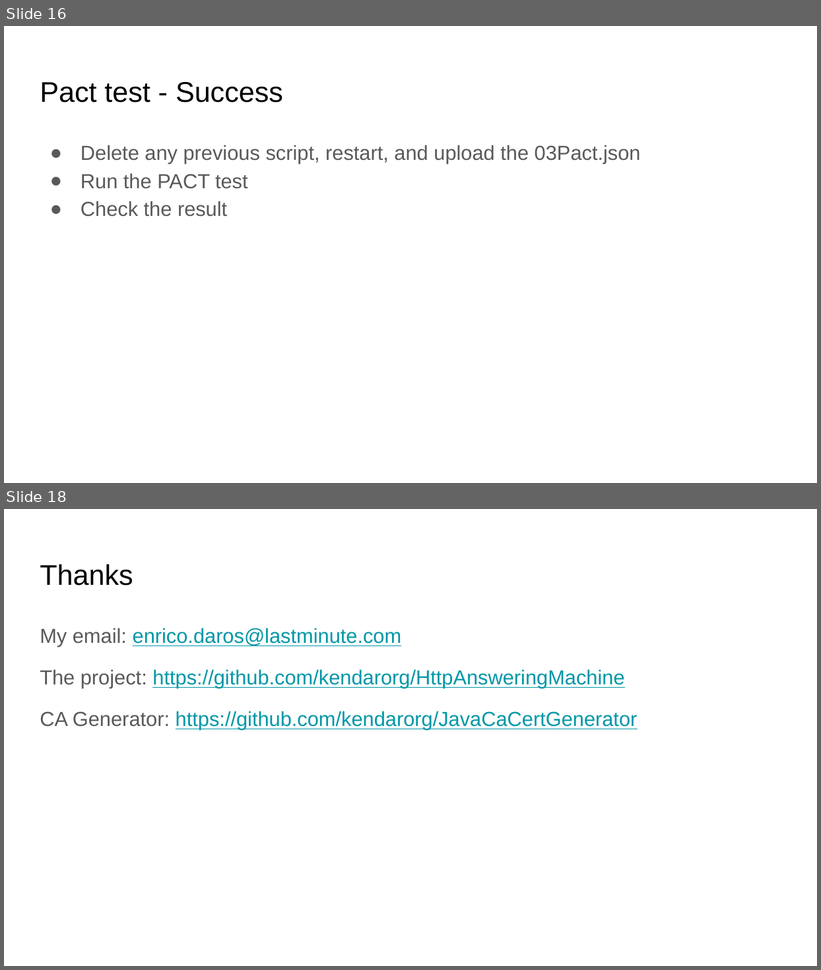
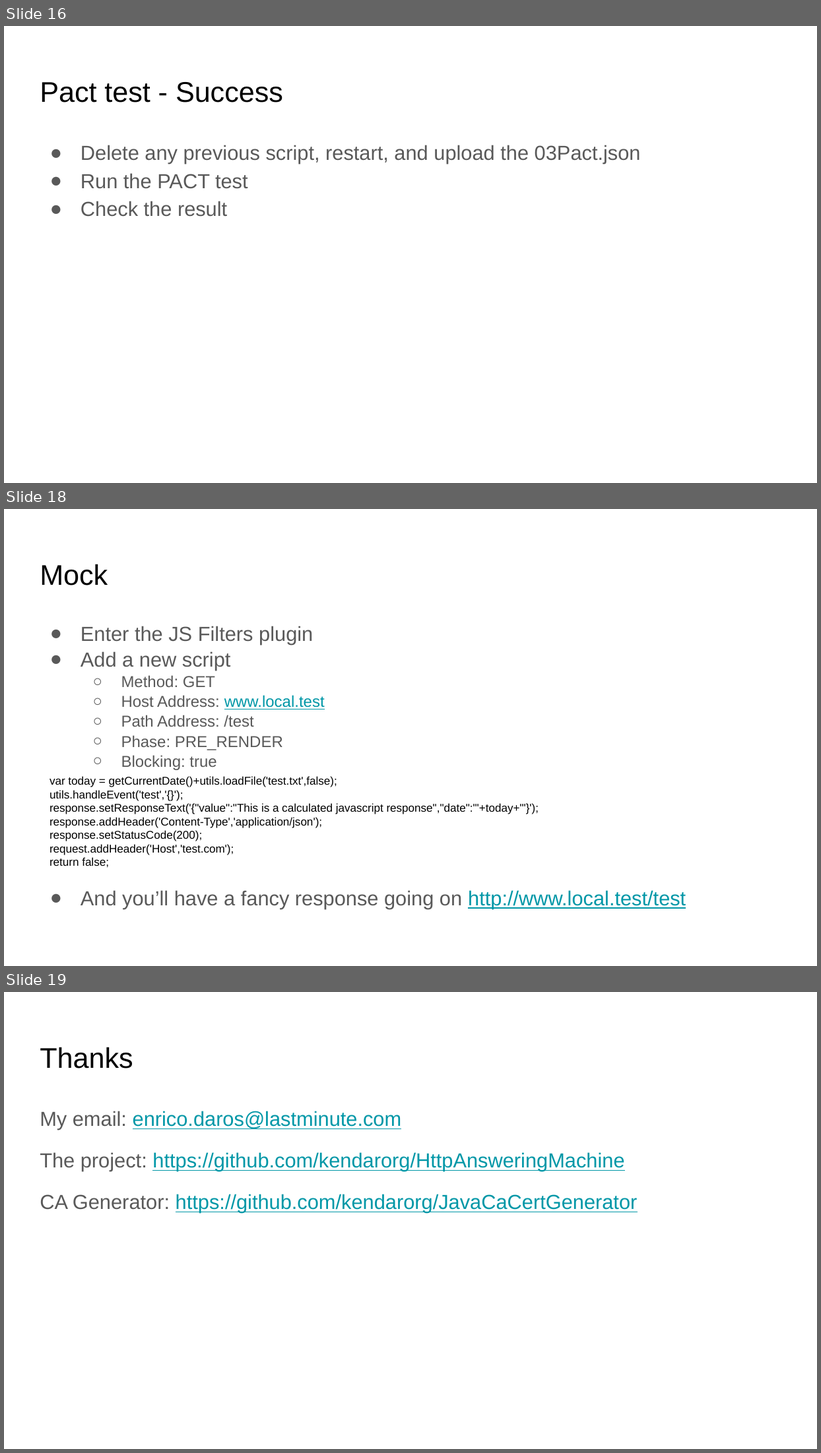
Before and after one commit to kendarorg/HttpAnsweringMachine, a slide deck: docs/HAM.pptx. Shown one above the other, each under a label of ours: slides 16 and 18 before the commit, slides 16, 18 and 19 after it; the slides between them are not shown. The pictures are 821x970 and 821x1453 pixels, drawn with LibreOffice and Linux fonts; fonts in the diff are those of the drawing. Boxes give left, top, right and bottom in pixels: in the first picture for what was removed or moved away, otherwise in the second. Text is boxed around its words. In the diff, an @@ line names an element or a change of style, - is before the commit and + after.

```diff
--- a/docs/HAM.pptx
+++ b/docs/HAM.pptx
@@ slide 18 added at bbox=[4, 509, 817, 966], background #FFFFFF @@
@@ title added at bbox=[40, 564, 108, 586], 25.2 pt, text #000000 @@
+Mock
@@ text added at bbox=[81, 626, 325, 770], 14 pt, text #595959 @@
+● Enter the JS Filters plugin
+● Add a new script
+  ○ Method: GET
+  ○ Host Address: www.local.test
+  ○ Path Address: /test
+  ○ Phase: PRE_RENDER
+  ○ Blocking: true
@@ text added at bbox=[50, 776, 539, 867], 10 pt, text #000000 @@
+var today = getCurrentDate()+utils.loadFile('test.txt',false);
+utils.handleEvent('test','{}');
+response.setResponseText('{"value":"This is a calculated javascript response","date":"'+today+'"}');
+response.addHeader('Content-Type','application/json');
+response.setStatusCode(200);
+request.addHeader('Host','test.com');
+return false;
@@ text added at bbox=[81, 890, 686, 910], 18 pt, text #595959 @@
+● And you’ll have a fancy response going on http://www.local.test/test
@@ what was slide 18 is now slide 19 @@
```
Also in this commit, not shown: 6 slides changed.
